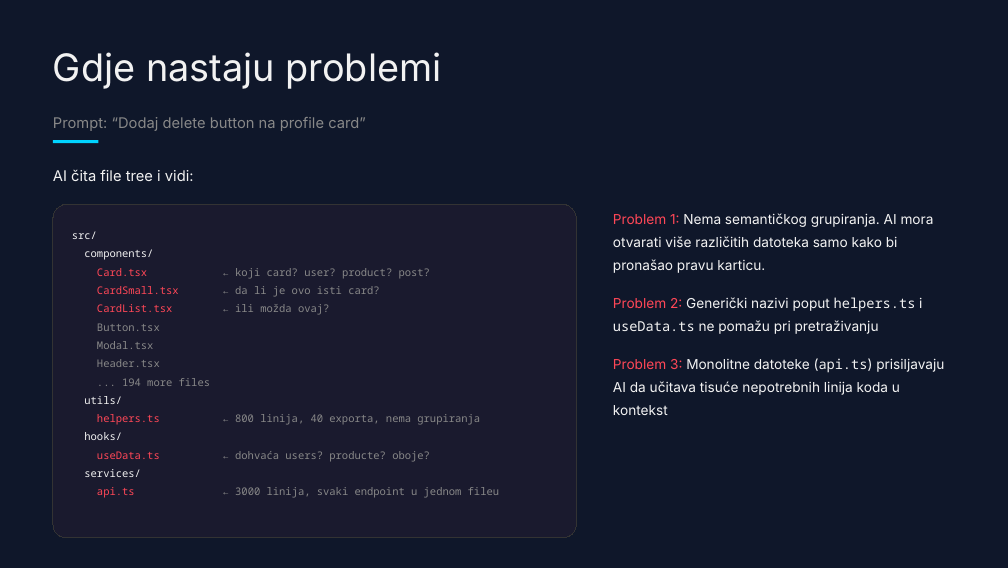
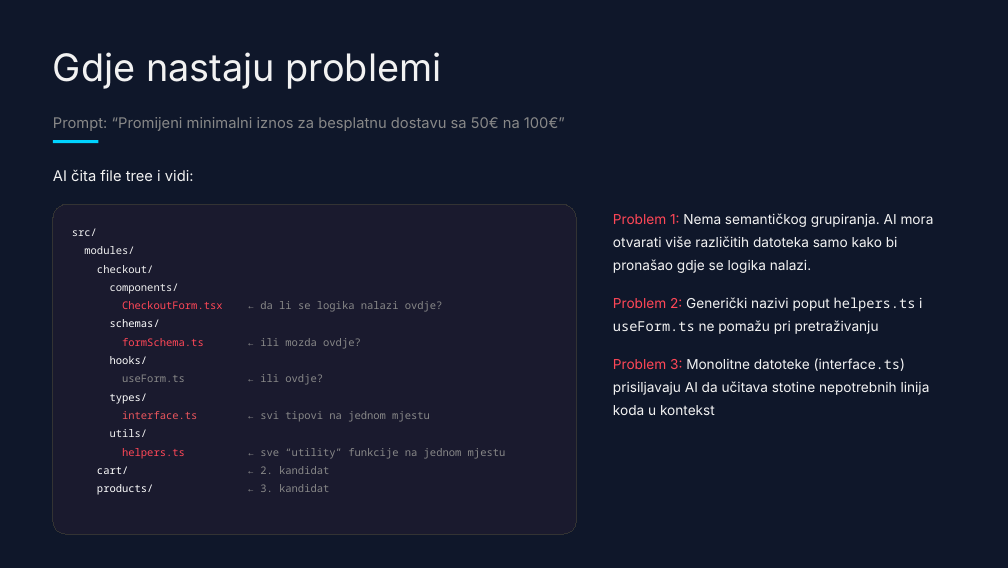
Before and after one commit to doksara/debug-presentation, a slide deck: slide 23 of frontend-arhitektura--dark-tech-with-fsd.pptx (slide 21 before the commit). Drawn at 1008x568 pixels with LibreOffice and Linux fonts; fonts in the diff are those of the drawing. Boxes give left, top, right and bottom in pixels: in the first picture for what was removed or moved away, otherwise in the second. Text is boxed around its words. In the diff, an @@ line names an element or a change of style, - is before the commit and + after.

```diff
--- a/frontend-arhitektura--dark-tech-with-fsd.pptx
+++ b/frontend-arhitektura--dark-tech-with-fsd.pptx
@@ text at [53,117,565,131]: text changed @@
-Prompt: “Dodaj delete button na profile card”
+Prompt: “Promijeni minimalni iznos za besplatnu dostavu sa 50€ na 100€”
@@ text at [613,213,934,415]: text changed @@
-Problem 1: Nema semantičkog grupiranja. AI mora otvarati više različitih datoteka samo kako bi pronašao pravu karticu.
-Problem 2: Generički nazivi poput helpers.ts i useData.ts ne pomažu pri pretraživanju
-Problem 3: Monolitne datoteke (api.ts) prisiljavaju AI da učitava tisuće nepotrebnih linija koda u kontekst
+Problem 1: Nema semantičkog grupiranja. AI mora otvarati više različitih datoteka samo kako bi pronašao gdje se logika nalazi.
+Problem 2: Generički nazivi poput helpers.ts i useForm.ts ne pomažu pri pretraživanju
+Problem 3: Monolitne datoteke (interface.ts) prisiljavaju AI da učitava stotine nepotrebnih linija koda u kontekst
@@ text at [84,246,154,273]: paragraphs added @@
+modules/
+checkout/
@@ text at [110,301,443,422]: text changed @@
-Card.tsx ← koji card? user? product? post?
-CardSmall.tsx ← da li je ovo isti card?
-CardList.tsx ← ili možda ovaj?
-Button.tsx
-Modal.tsx
-Header.tsx
-... 194 more files
+CheckoutForm.tsx ← da li se logika nalazi ovdje?
+schemas/
+formSchema.ts ← ili mozda ovdje?
+hooks/
+  useForm.ts ← ili ovdje?
+  types/
+  interface.ts ← svi tipovi na jednom mjestu
@@ text at [97,448,506,495]: text changed @@
-helpers.ts ← 800 linija, 40 exporta, nema grupiranja
-hooks/
-useData.ts ← dohvaća users? producte? oboje?
-services/
-api.ts ← 3000 linija, svaki endpoint u jednom fileu
+helpers.ts ← sve “utility” funkcije na jednom mjestu
+cart/ ← 2. kandidat
+products/ ← 3. kandidat
```
Also in this commit, not shown: 2 other slides changed, 6 slides added, 1 slide removed, 4 other files.
